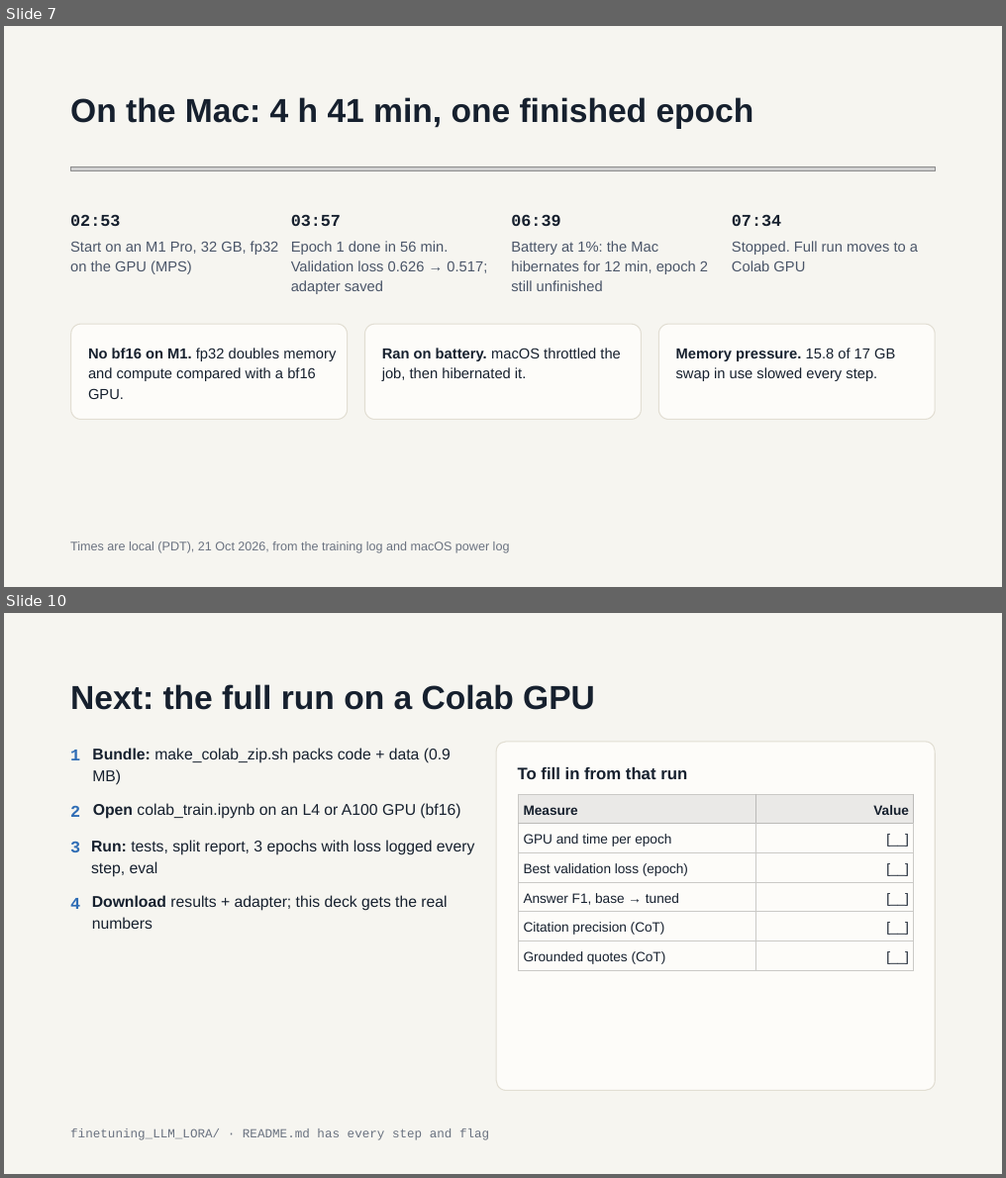
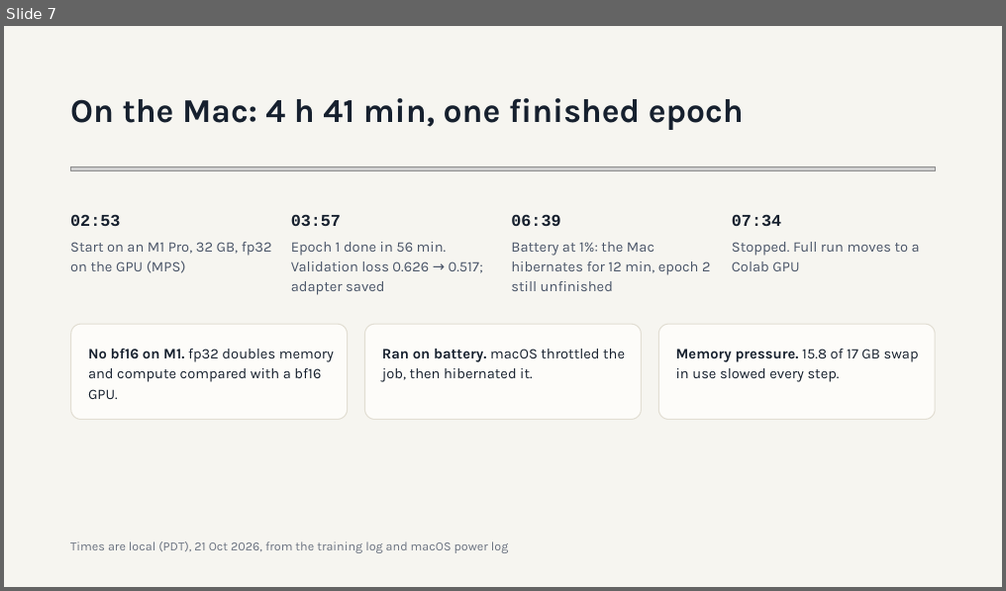
Before and after one commit to dougc333/geha, a slide deck: docs/GEHA Generator LoRA Finetuning.pptx. Shown one above the other, each under a label of ours: slides 7 and 10 before the commit, slide 7 after it; the slides between them are not shown. The pictures are 1006x1178 and 1006x591 pixels, drawn with LibreOffice and Linux fonts; fonts in the diff are those of the drawing; grey boxes stand for pictures; background and template pictures are left out. Boxes give left, top, right and bottom in pixels: in the first picture for what was removed or moved away, otherwise in the second. Text is boxed around its words. In the diff, an @@ line names an element or a change of style, - is before the commit and + after.

```diff
--- a/docs/GEHA Generator LoRA Finetuning.pptx
+++ b/docs/GEHA Generator LoRA Finetuning.pptx
@@ slide 10 removed at bbox=[4, 613, 1002, 1174], background #F6F5F0 @@
@@ title removed at bbox=[70, 684, 595, 710] @@
-Next: the full run on a Colab GPU
@@ text removed at bbox=[70, 750, 80, 761] @@
-1
@@ text removed at bbox=[92, 748, 450, 785] @@
-Bundle: make_colab_zip.sh packs code + data (0.9 MB)
@@ rounded rectangle removed at bbox=[497, 742, 936, 1090] @@
@@ text removed at bbox=[518, 767, 687, 779] @@
-To fill in from that run
@@ text removed at bbox=[70, 806, 80, 817] @@
-2
@@ text removed at bbox=[93, 803, 460, 819] @@
-Open colab_train.ipynb on an L4 or A100 GPU (bf16)
@@ table removed at bbox=[519, 794, 915, 970], 6 rows, 2 columns @@
-Measure | Value
-GPU and time per epoch | [__]
-Best validation loss (epoch) | [__]
-Answer F1, base → tuned | [__]
-Citation precision (CoT) | [__]
-Grounded quotes (CoT) | [__]
@@ text removed at bbox=[70, 842, 80, 853] @@
-3
@@ text removed at bbox=[91, 840, 474, 877] @@
-Run: tests, split report, 3 epochs with loss logged every step, eval
@@ text removed at bbox=[70, 898, 80, 909] @@
-4
@@ text removed at bbox=[92, 895, 447, 929] @@
-Download results + adapter; this deck gets the real numbers
@@ text removed at bbox=[70, 1129, 489, 1141] @@
-finetuning_LLM_LORA/ · README.md has every step and flag
@@ slide 7 changed as well @@
@@ font Arial to Karla in 9 elements at bbox=[70, 98, 744, 130], bbox=[70, 242, 272, 274], bbox=[291, 242, 483, 295], bbox=[511, 242, 711, 291], bbox=[732, 242, 920, 272], bbox=[71, 324, 348, 419], bbox=[364, 324, 642, 419], bbox=[659, 324, 936, 419], bbox=[70, 542, 509, 554] @@
```
Also in this commit, not shown: 6 other slides changed, 6 slides added, 2 other slides removed.
